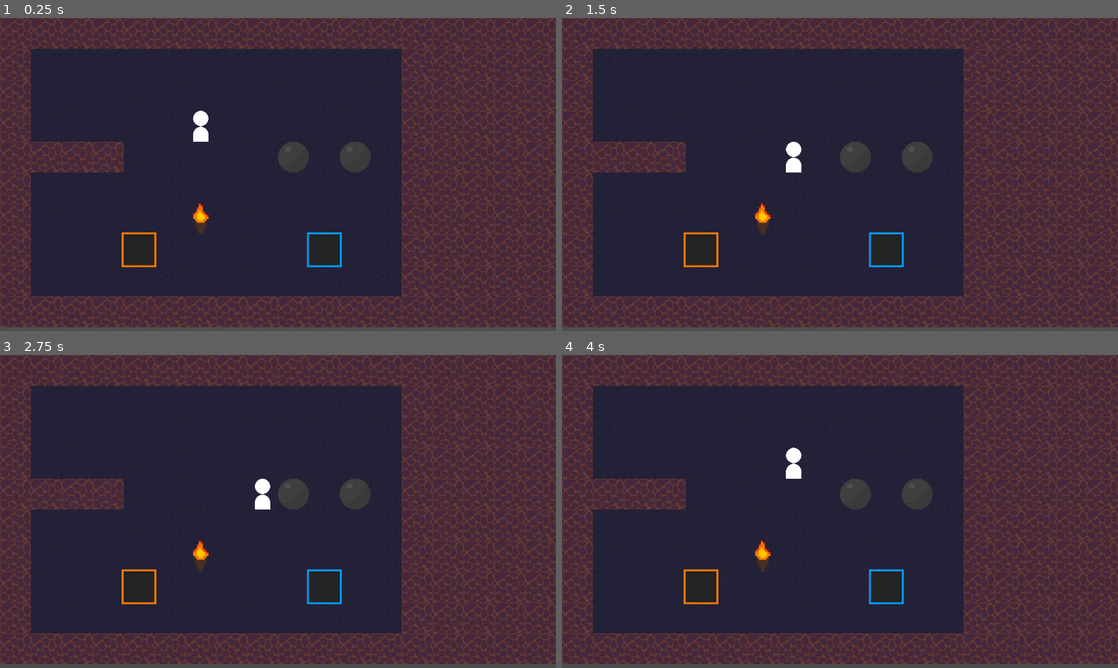
Above: before the commit, frames 1-4 (two rows, left to right).
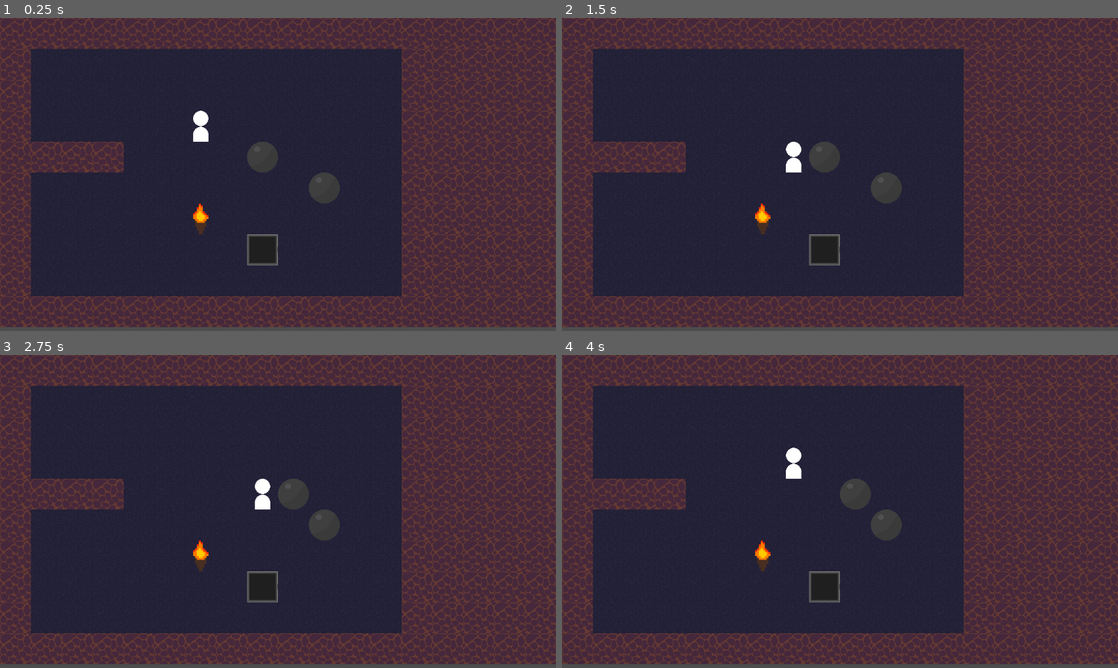
Above: after the commit, the same moments.

Repository: youssefevan/kickoff-jam-fall-2023
Game: Godot game, scene res://scenes/world_grid.tscn
Two runs of this game, one before a commit and one after it. Both use one fixed random seed, a clock stepped at 60 frames per second and the inputs below. This scene is started directly instead of the project's main scene.
Inputs:
- Up to frame 1 (0.25 s): no input
- Up to frame 2 (1.5 s): tap Enter at 0.5 s; hold D (right) 0.53-1.28 s; tap Space at 1.25 s; hold S (down) from 1.28 s (still down)
- Up to frame 3 (2.75 s): tap Enter at 2 s; release S (down) at 2.03 s; hold D (right) from 2.03 s (still down)
- Up to frame 4 (4 s): tap Space at 2.75 s; release D (right) at 2.78 s; hold W (up) 2.78-3.53 s; tap Enter at 3.5 s; hold A (left) from 3.53 s (still down)

The runs differ from the first frame. In frame 1, 2.3% of the frame differs, in the area x 21-67%, y 39-80%; in frame 2, 2.3%; in frame 3, 1.6%; in frame 4, 1.6%.

Commit message:
Pit entity

Diff:
--- a/KickoffJamFall2023/project.godot
+++ b/KickoffJamFall2023/project.godot
@@ -51,7 +51,8 @@
 2d_physics/layer_1="Environment"
 2d_physics/layer_2="Player"
 2d_physics/layer_3="Pushable"
-2d_physics/layer_4="PressurePlate"
+2d_physics/layer_4="PuzzleTile"
+2d_physics/layer_5="Pit"
 
 [rendering]
 
--- a/KickoffJamFall2023/scenes/boulder_grid.tscn
+++ b/KickoffJamFall2023/scenes/boulder_grid.tscn
@@ -8,11 +8,11 @@
 
 [node name="BoulderGrid" type="Area2D"]
 collision_layer = 4
-collision_mask = 7
+collision_mask = 23
 script = ExtResource("1_s66uq")
 type = "Boulder"
 
-[node name="Sprite2D" type="Sprite2D" parent="."]
+[node name="Sprite" type="Sprite2D" parent="."]
 texture = ExtResource("1_6scxs")
 
 [node name="Collider" type="CollisionShape2D" parent="."]
--- /dev/null
+++ b/KickoffJamFall2023/scenes/pit.tscn
@@ -0,0 +1,23 @@
+[gd_scene load_steps=4 format=3 uid="uid://x61xkbqe2tmk"]
+
+[ext_resource type="Script" path="res://scripts/pit.gd" id="1_e7gbl"]
+[ext_resource type="Texture2D" uid="uid://bfk1ya0lcldai" path="res://sprites/pit.png" id="2_q3qhj"]
+
+[sub_resource type="RectangleShape2D" id="RectangleShape2D_hrrqq"]
+size = Vector2(16, 16)
+
+[node name="Pit" type="Area2D"]
+z_index = -1
+collision_layer = 16
+collision_mask = 7
+script = ExtResource("1_e7gbl")
+type = "Boulder"
+
+[node name="Sprite" type="Sprite2D" parent="."]
+texture = ExtResource("2_q3qhj")
+hframes = 2
+
+[node name="Collider" type="CollisionShape2D" parent="."]
+shape = SubResource("RectangleShape2D_hrrqq")
+
+[connection signal="area_entered" from="." to="." method="_on_area_entered"]
--- a/KickoffJamFall2023/scenes/player_grid.tscn
+++ b/KickoffJamFall2023/scenes/player_grid.tscn
@@ -9,7 +9,7 @@
 
 [node name="PlayerGrid" type="Area2D"]
 collision_layer = 2
-collision_mask = 5
+collision_mask = 21
 script = ExtResource("1_nkxc1")
 
 [node name="Sprite" type="Sprite2D" parent="."]
@@ -26,3 +26,5 @@
 [node name="Light" type="Sprite2D" parent="."]
 visible = false
 texture = ExtResource("3_5hihq")
+
+[connection signal="area_entered" from="." to="." method="_on_area_entered"]
--- a/KickoffJamFall2023/scenes/torch.tscn
+++ b/KickoffJamFall2023/scenes/torch.tscn
@@ -8,7 +8,7 @@
 
 [node name="Torch" type="Area2D"]
 collision_layer = 4
-collision_mask = 7
+collision_mask = 23
 script = ExtResource("1_se3p5")
 type = "Torch"
 
@@ -20,5 +20,5 @@
 shape = SubResource("RectangleShape2D_qikc7")
 
 [node name="PhysicsRay" type="RayCast2D" parent="."]
-collision_mask = 7
+collision_mask = 23
 collide_with_areas = true
--- a/KickoffJamFall2023/scenes/world_grid.tscn
+++ b/KickoffJamFall2023/scenes/world_grid.tscn
@@ -1,32 +1,28 @@
-[gd_scene load_steps=7 format=3 uid="uid://vkcmqy6a3fvx"]
+[gd_scene load_steps=6 format=3 uid="uid://vkcmqy6a3fvx"]
 
 [ext_resource type="PackedScene" uid="uid://xkm7yrbouirx" path="res://scenes/player_grid.tscn" id="1_sqhh3"]
 [ext_resource type="PackedScene" uid="uid://in17ywkbxbmc" path="res://scenes/tile_map.tscn" id="2_64l1k"]
 [ext_resource type="PackedScene" uid="uid://lapt7kiatri8" path="res://scenes/boulder_grid.tscn" id="3_0cos2"]
 [ext_resource type="PackedScene" uid="uid://cn75vhws468m5" path="res://scenes/torch.tscn" id="4_s67g7"]
-[ext_resource type="PackedScene" uid="uid://lxxugw4k43hd" path="res://scenes/puzzle_tile_boulder.tscn" id="5_i8gwd"]
-[ext_resource type="PackedScene" uid="uid://do441gpj1d4po" path="res://scenes/puzzle_tile_torch.tscn" id="6_15lub"]
+[ext_resource type="PackedScene" uid="uid://x61xkbqe2tmk" path="res://scenes/pit.tscn" id="7_owveo"]
 
 [node name="WorldGrid" type="Node2D"]
 
 [node name="PlayerGrid" parent="." instance=ExtResource("1_sqhh3")]
-position = Vector2(384, 192)
+position = Vector2(384, 184)
 
 [node name="TileMap" parent="." instance=ExtResource("2_64l1k")]
 z_index = -2
 layer_0/tile_data = PackedInt32Array(0, 0, 0, 65536, 0, 0, 131072, 0, 0, 196608, 0, 0, 262144, 0, 0, 327680, 0, 0, 4587 …(2337 unchanged characters)…
 
 [node name="BoulderGrid" parent="." instance=ExtResource("3_0cos2")]
-position = Vector2(576, 256)
+position = Vector2(512, 264)
 
 [node name="Torch" parent="." instance=ExtResource("4_s67g7")]
 position = Vector2(384, 384)
 
 [node name="BoulderGrid2" parent="." instance=ExtResource("3_0cos2")]
-position = Vector2(704, 256)
+position = Vector2(640, 320)
 
-[node name="PuzzleTileBoulder" parent="." instance=ExtResource("5_i8gwd")]
-position = Vector2(640, 448)
-
-[node name="PuzzleTileTorch" parent="." instance=ExtResource("6_15lub")]
-position = Vector2(256, 448)
+[node name="Pit" parent="." instance=ExtResource("7_owveo")]
+position = Vector2(512, 448)
--- /dev/null
+++ b/KickoffJamFall2023/scripts/pit.gd
@@ -0,0 +1,12 @@
+extends Entity
+class_name Pit
+
+@export var capacity := 1
+var current_boulders := 0
+
+func _on_area_entered(area):
+	if area is Pushable:
+		if area.type == type and area.moving == false:
+			current_boulders += 1
+			$Sprite.frame = 1
+			area.kill()
--- a/KickoffJamFall2023/scripts/player_grid.gd
+++ b/KickoffJamFall2023/scripts/player_grid.gd
@@ -18,3 +18,11 @@
 	elif ray.get_collider() is Entity:
 		if ray.get_collider().push(dir) == true:
 			movement_tween(dir)
+
+
+func _on_area_entered(area):
+	if area is Pit:
+		kill()
+
+func kill():
+	call_deferred("queue_free")
--- a/KickoffJamFall2023/scripts/pushable.gd
+++ b/KickoffJamFall2023/scripts/pushable.gd
@@ -12,3 +12,6 @@
 		return true
 	else:
 		return false
+
+func kill():
+	call_deferred("queue_free")
Binary file added: KickoffJamFall2023/sprites/pit.png
Not shown, added: KickoffJamFall2023/sprites/pit.png.import
